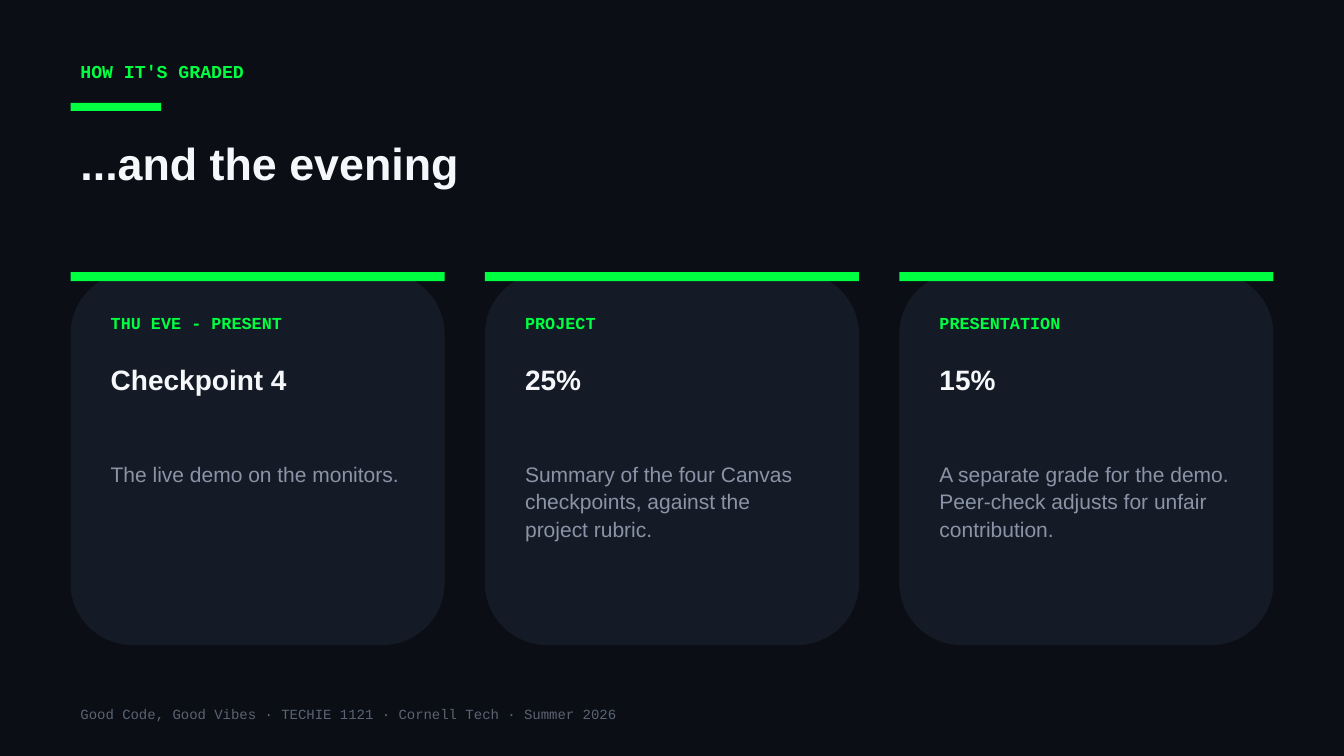
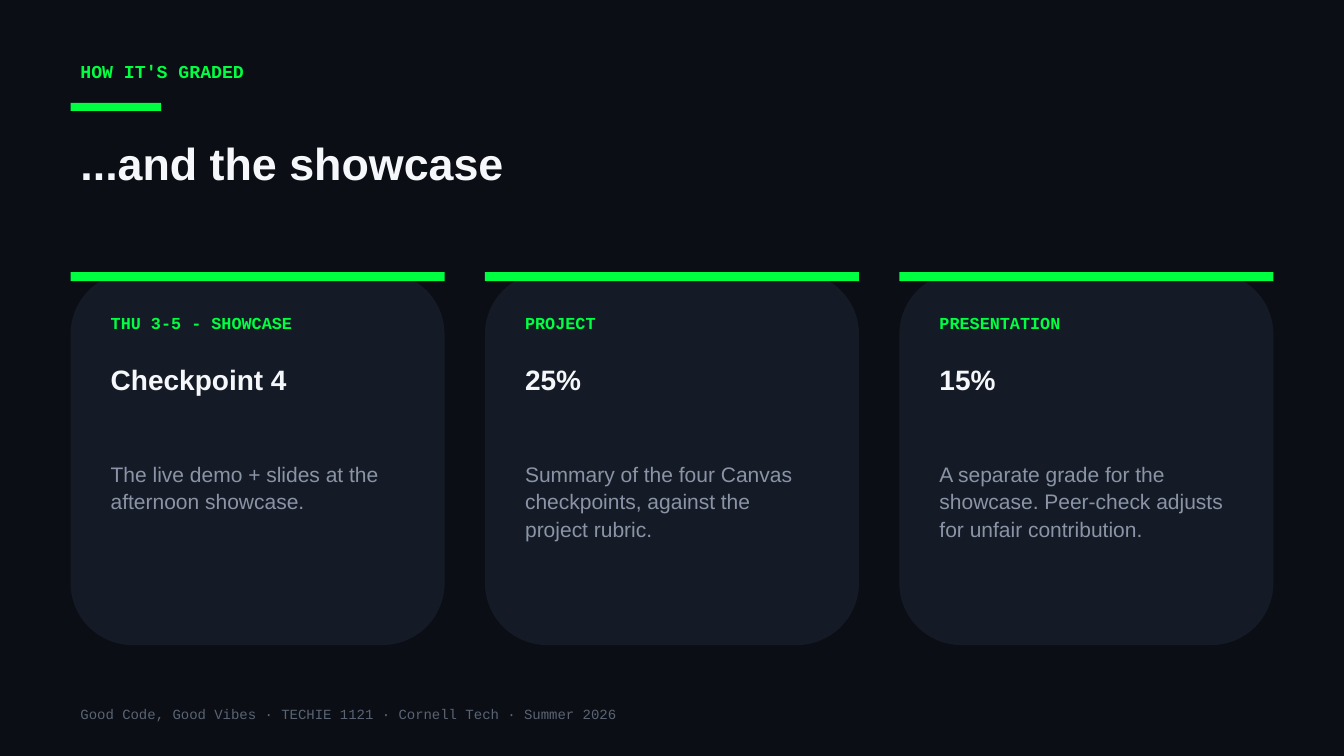
Before and after one commit to Cornell-Tech-Vibe-Coding-Summer-2026/website, a slide deck: slide 8 of slides/Week3-Thu-Final-Presentations.pptx. Drawn at 1344x756 pixels with LibreOffice and Linux fonts; fonts in the diff are those of the drawing. Boxes give left, top, right and bottom in pixels: in the first picture for what was removed or moved away, otherwise in the second. Text is boxed around its words. In the diff, an @@ line names an element or a change of style, - is before the commit and + after.

```diff
--- a/slides/Week3-Thu-Final-Presentations.pptx
+++ b/slides/Week3-Thu-Final-Presentations.pptx
@@ text at [80,147,503,181]: text changed @@
-...and the evening
+...and the showcase
@@ text at [111,317,292,329]: text changed @@
-THU EVE - PRESENT
+THU 3-5 - SHOWCASE
@@ text at [111,467,378,509]: text changed @@
-The live demo on the monitors.
+The live demo + slides at the afternoon showcase.
@@ text at [939,467,1222,537]: text changed @@
-A separate grade for the demo. Peer-check adjusts for unfair contribution.
+A separate grade for the showcase. Peer-check adjusts for unfair contribution.
```
Also in this commit, not shown: 6 other slides changed, 2 other files.
